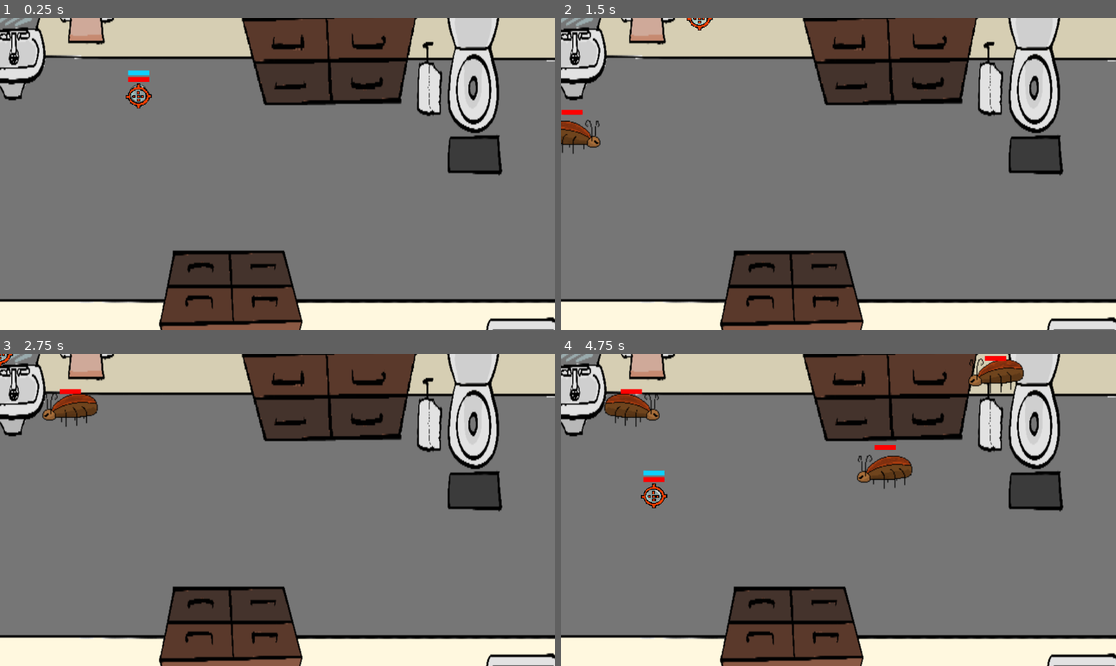
Above: before the commit, frames 1-4 (two rows, left to right).
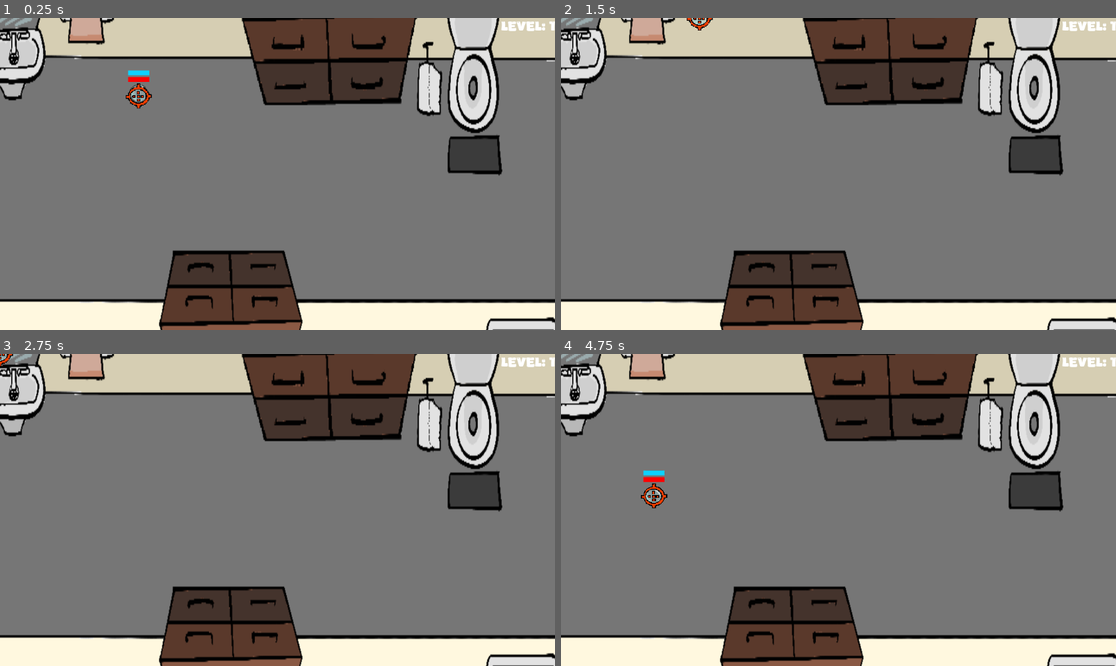
Above: after the commit, the same moments.

Repository: ConnorTamme/Bubble-Power
Game: Godot game, scene res://LevelSceneManager.tscn
The game is run twice, just before and just after one commit, with the same random seed, the same clock (stepped at 60 frames per second) and the same inputs. This scene is started directly instead of the project's main scene. The engine's default icon, where the game draws it, is replaced by a stand-in: a white triangle on a blue panel in a dark square.
Inputs (mouse positions are in pixels of both pictures, inside the frame that each line leads up to):
- Up to frame 1 (0.25 s): no input
- Up to frame 2 (1.5 s): tap Enter at 0.5 s; move the mouse to (810, 236) at 0.52 s; press the mouse at (810, 236) at 0.53 s; hold W (p1_up) from 0.53 s (still down); tap Space at 1.25 s; move the mouse to (1005, 220) at 1.27 s; release the mouse at (1005, 220) at 1.28 s; tap Ctrl (p1_sneak) at 1.35 s
- Up to frame 3 (2.75 s): move the mouse to (111, 463) at 2.02 s; release W (p1_up) at 2.03 s; hold A (p1_left) from 2.03 s (still down); tap Shift (p1_sprint) at 2.1 s
- Up to frame 4 (4.75 s): move the mouse to (866, 510) at 2.77 s; click (866, 510) at 2.85 s; move the mouse to (755, 432) at 3.52 s; release A (p1_left) at 3.53 s; hold S (p1_down) 3.53-4.28 s; tap Ctrl (p1_sneak) at 3.6 s; move the mouse to (960, 494) at 4.27 s; hold D (p1_right) from 4.28 s (still down); tap Shift (p1_sprint) at 4.35 s

The runs differ from the first frame. In frame 1, 0.2% of the frame differs, in the area x 90-100%, y 1-5%; in frame 2, 0.8%; in frame 3, 0.9%; in frame 4, 2.4%, in the area x 7-100%, y 0-44%.
Error after the commit: Invalid call. Nonexistent function 'indsstantiate' in base 'PackedScene'. (res://main.gd:39)

Commit message:
Added level text to main scenes

Diff:
--- a/main.gd
+++ b/main.gd
@@ -19,6 +19,7 @@
 
 # Called when the node enters the scene tree for the first time.
 func _ready() -> void:
+	$Score.text = str("Level: ", Singleton.level)
 	$MobTimer.start(spawn_rate)
 	GlobalSignals.died.connect(_on_player_death)
 	GlobalSignals.enemyKilled.connect(_on_enemy_death)
@@ -35,7 +36,7 @@
 	if spawned < to_spawn or spawned - killed > max_on_screen:
 		spawned += 1
 	# Create a new instance of the Mob scene.
-		var e = enemy.pick_random().instantiate()
+		var e = enemy.pick_random().indsstantiate()
 
 	# Choose a random location on Path2D.
 		var mob_spawn_location = $MobPath/MobSpawnLocation
--- a/main.tscn
+++ b/main.tscn
@@ -1,8 +1,9 @@
-[gd_scene load_steps=6 format=3 uid="uid://jtbgpgtgcoy3"]
+[gd_scene load_steps=7 format=3 uid="uid://jtbgpgtgcoy3"]
 
 [ext_resource type="Script" path="res://main.gd" id="1_5jfyn"]
 [ext_resource type="PackedScene" uid="uid://txylmowsjix5" path="res://player.tscn" id="1_foxcj"]
 [ext_resource type="PackedScene" uid="uid://cwl8wr0l0ypb6" path="res://DeathBanner.tscn" id="4_cbhwb"]
+[ext_resource type="FontFile" uid="uid://dawksoj6aosvj" path="res://Jhon Cream.ttf" id="5_borlv"]
 [ext_resource type="PackedScene" uid="uid://cra3lusqpetg6" path="res://VictoryBanner.tscn" id="5_fcqle"]
 
 [sub_resource type="Curve2D" id="Curve2D_wpeb3"]
@@ -47,5 +48,23 @@
 offset_bottom = 276.0
 scale = Vector2(2, 2)
 
+[node name="Score" type="Label" parent="."]
+anchors_preset = 8
+anchor_left = 0.5
+anchor_top = 0.5
+anchor_right = 0.5
+anchor_bottom = 0.5
+offset_left = 997.0
+offset_top = 3.0
+offset_right = 1152.0
+offset_bottom = 36.0
+grow_horizontal = 2
+grow_vertical = 2
+size_flags_horizontal = 8
+theme_override_fonts/font = ExtResource("5_borlv")
+theme_override_font_sizes/font_size = 25
+text = "Level: "
+horizontal_alignment = 2
+
 [connection signal="timeout" from="MobTimer" to="." method="_on_mob_timer_timeout"]
 [connection signal="timeout" from="EndTimer" to="." method="_on_end_timer_timeout"]
